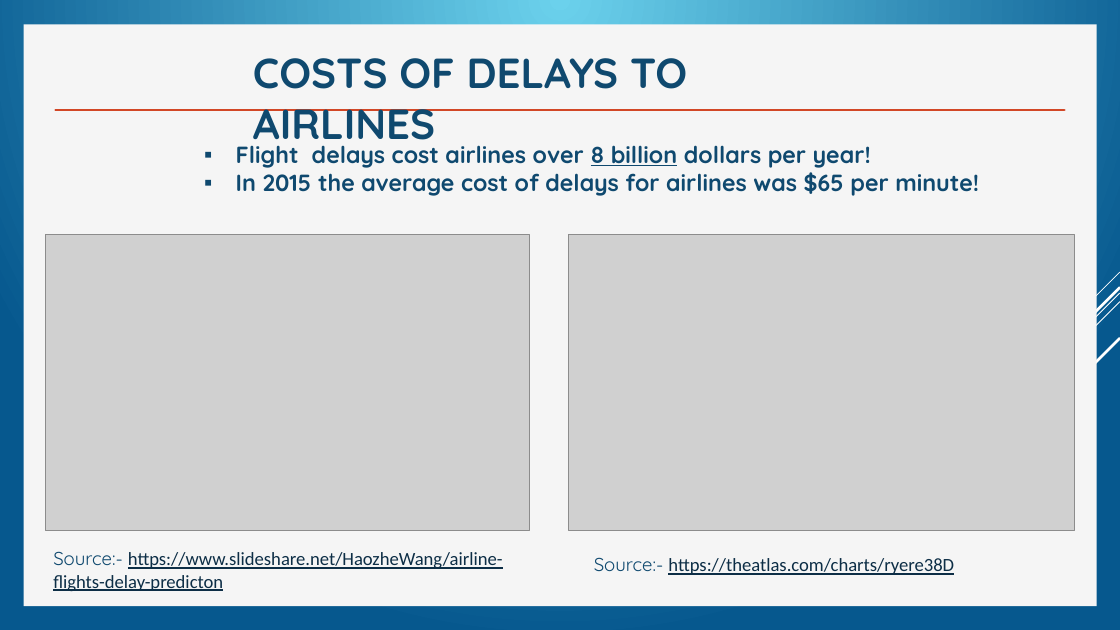
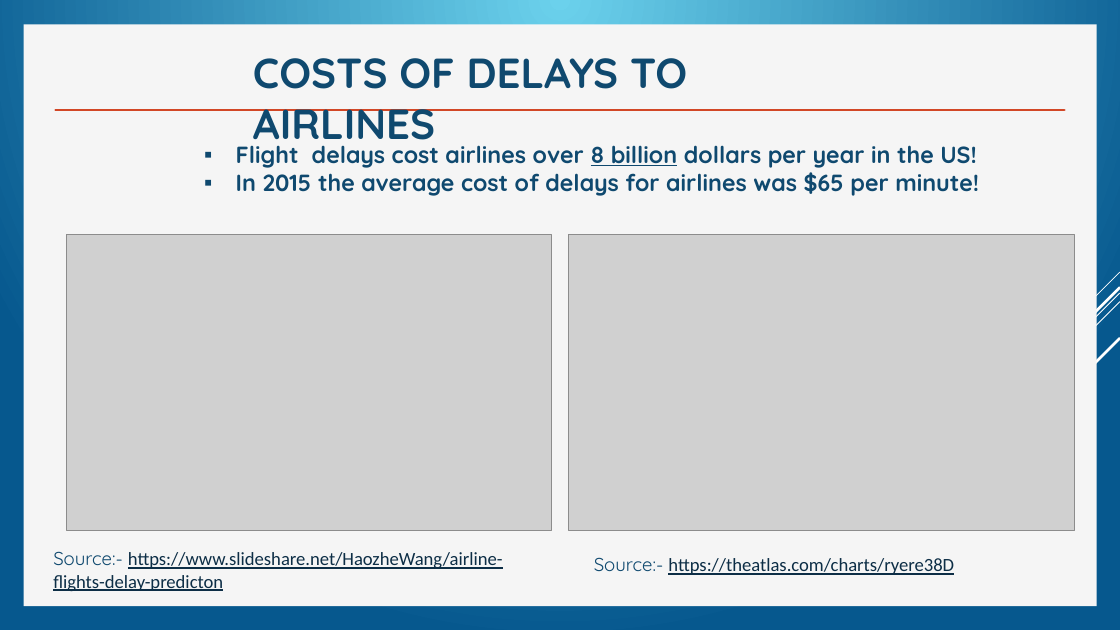
Before and after one commit to catrinahodges/IOD-Course-23-June---CHODGES, a slide deck: slide 4 of Mini Project 1 - DELAYED FLIGHTS.pptx. Drawn at 1120x630 pixels with LibreOffice and Linux fonts; fonts in the diff are those of the drawing; grey boxes stand for pictures. Boxes give left, top, right and bottom in pixels: in the first picture for what was removed or moved away, otherwise in the second. Text is boxed around its words. In the diff, an @@ line names an element or a change of style, - is before the commit and + after.

Commit message:
Mini Project1

```diff
--- a/Mini Project 1 - DELAYED FLIGHTS.pptx
+++ b/Mini Project 1 - DELAYED FLIGHTS.pptx
@@ text at box(236, 139, 976, 168): text changed @@
-▪ Flight delays cost airlines over 8 billion dollars per year!
+▪ Flight delays cost airlines over 8 billion dollars per year in the US!
@@ picture: place and size @@
-picture at box(45, 235, 530, 531)
+picture at box(67, 235, 552, 531)
```
